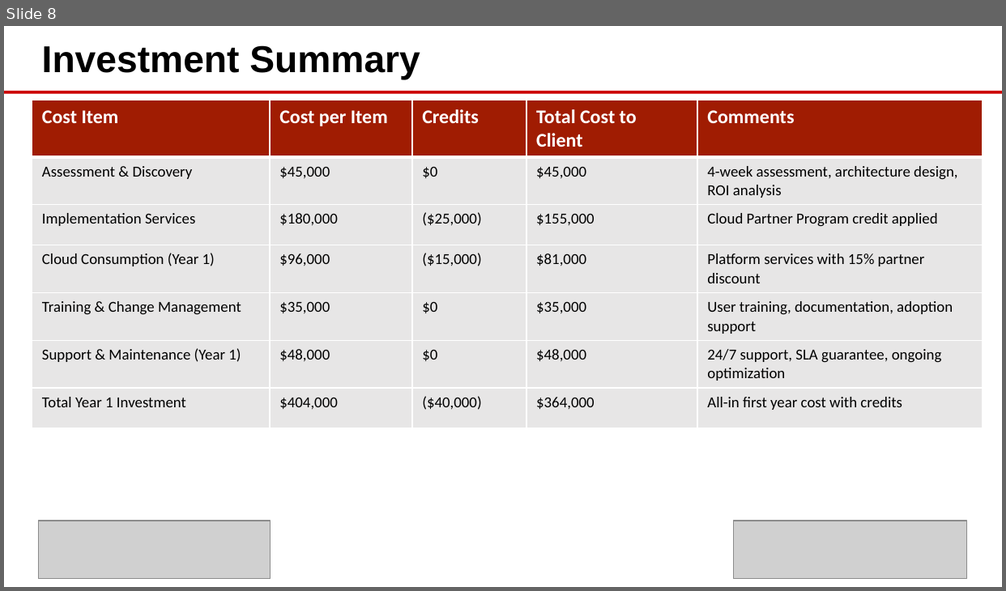
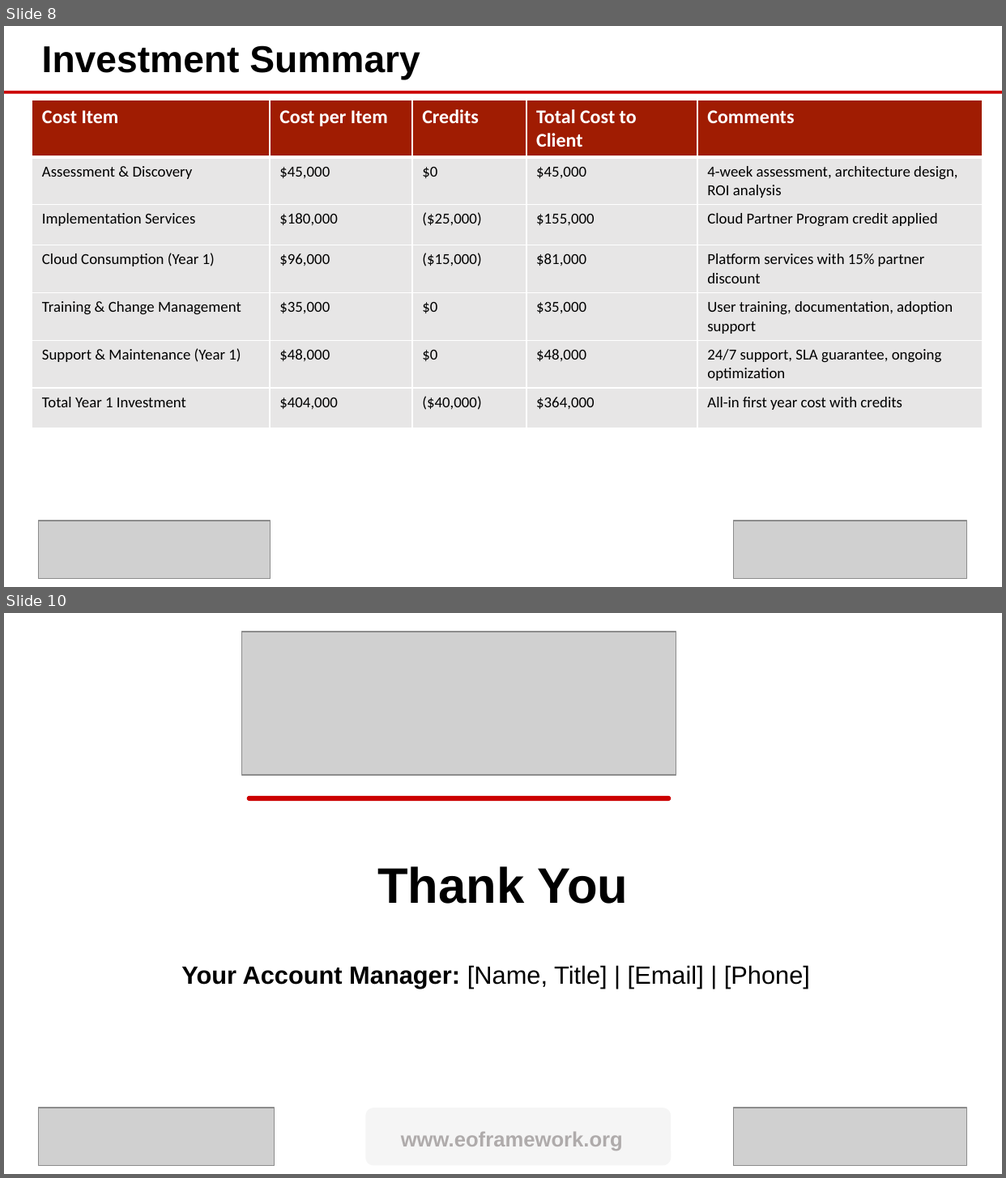
Before and after one commit to eoframework/solutions, a slide deck: solution-template/sample-provider/sample-category/sample-solution/presales/solution-briefing.pptx. Shown one above the other, each under a label of ours: slide 8 before the commit, slides 8 and 10 after it; the slides between them are not shown. The pictures are 1006x591 and 1006x1178 pixels, drawn with LibreOffice and Linux fonts; fonts in the diff are those of the drawing; grey boxes stand for pictures; background and template pictures are left out. Boxes give left, top, right and bottom in pixels: in the first picture for what was removed or moved away, otherwise in the second. Text is boxed around its words. In the diff, an @@ line names an element or a change of style, - is before the commit and + after.

Commit message:
Improve solution briefing presentation with slide layout enhancements
Updates to solution briefing template:
- Split final slide into separate Next Steps and Thank You slides
- Add EO Bullet Points layout support for Next Steps slide
- Simplify Thank You slide to show only Account Manager contact
- Update presentation structure from 9 to 10 slides

Technical improvements:
- Add bullet_points layout detection and handling
- Fix Thank You slide to use correct placeholder (idx=15)
- Ensure content appears below title without overlap
- Add dynamic layout selection based on slide title keywords

Generated presentation verified with proper formatting and spacing.

```diff
--- a/solution-template/sample-provider/sample-category/sample-solution/presales/solution-briefing.pptx
+++ b/solution-template/sample-provider/sample-category/sample-solution/presales/solution-briefing.pptx
@@ slide 10 added at box(4, 613, 1002, 1174), background #FFFFFF @@
@@ picture added at box(241, 632, 675, 776) @@
@@ rounded rectangle added at box(246, 795, 671, 801), fill #CC0000 @@
@@ text added at box(377, 867, 629, 904), 36 pt, text #000000, bold @@
+Thank You
@@ text added at box(181, 965, 810, 989), 18 pt, text #000000 @@
+Your Account Manager: [Name, Title] | [Email] | [Phone]
@@ picture added at box(38, 1108, 275, 1166) @@
@@ rounded rectangle added at box(365, 1108, 671, 1166), fill #F5F5F5 @@
@@ picture added at box(734, 1108, 967, 1166) @@
@@ text added at box(401, 1131, 623, 1151), 15 pt, text #AFABAB, bold @@
+www.eoframework.org
```
Also in this commit, not shown: 2 slides changed, 2 other files.
